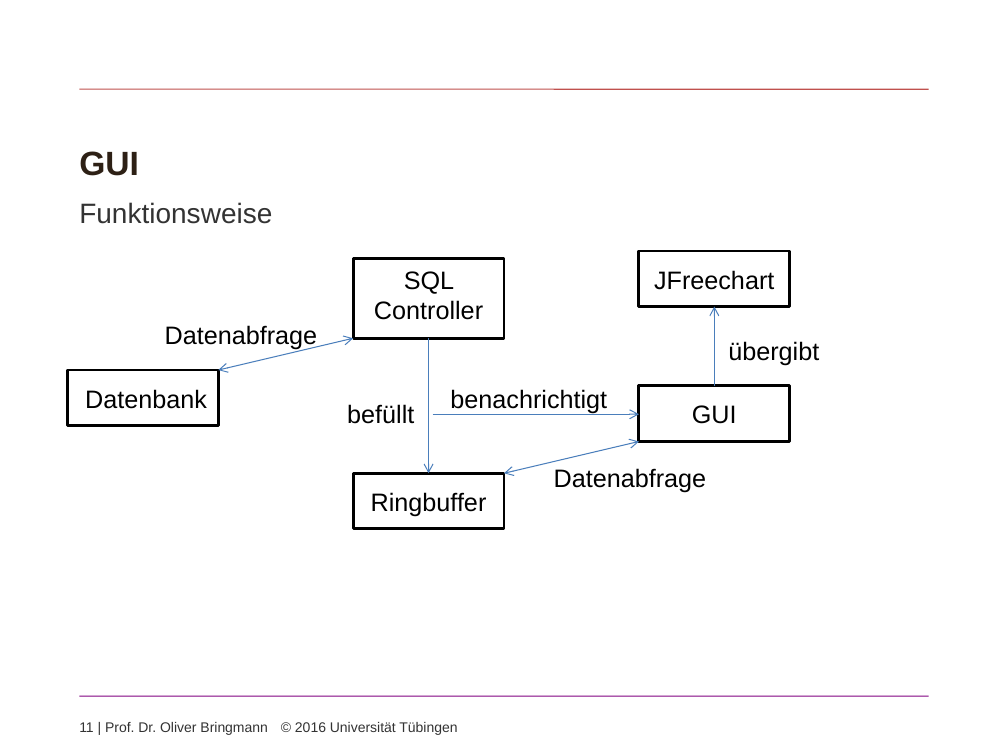
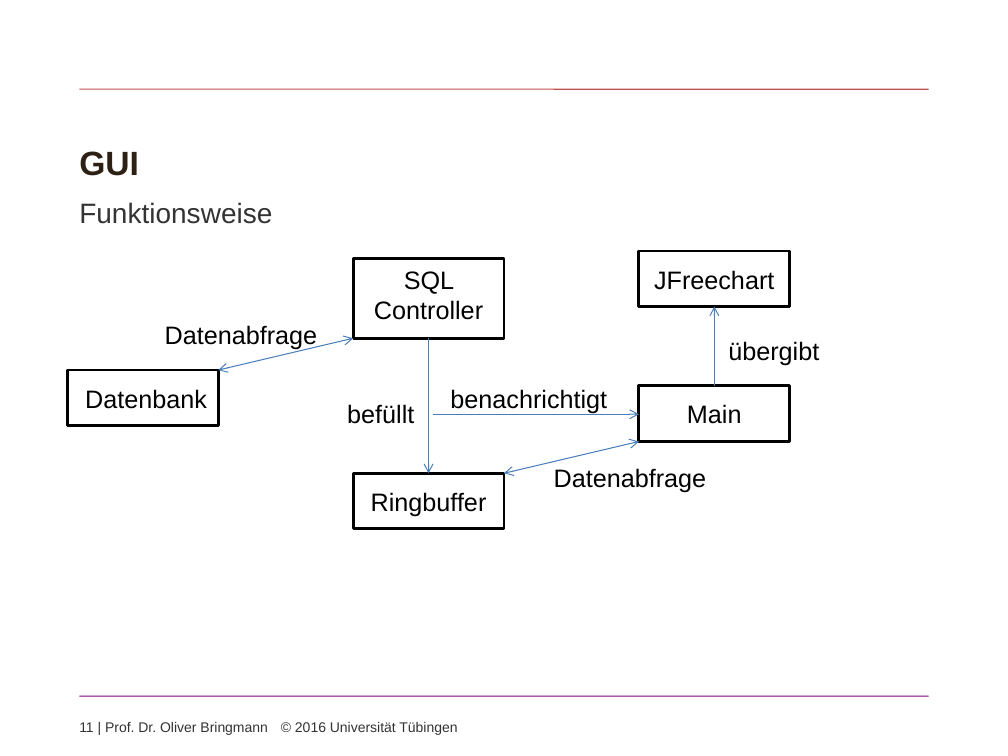
Before and after one commit to speedbyte/ProjectManagement, a slide deck: slide 11 of TeamWebProjectManagement/Praesentation/ProgrammierprojektSS2016.pptx. Drawn at 1008x756 pixels with LibreOffice and Linux fonts; fonts in the diff are those of the drawing; background and template pictures are left out. Boxes give left, top, right and bottom in pixels: in the first picture for what was removed or moved away, otherwise in the second. Text is boxed around its words. In the diff, an @@ line names an element or a change of style, - is before the commit and + after.

```diff
--- a/TeamWebProjectManagement/Praesentation/ProgrammierprojektSS2016.pptx
+++ b/TeamWebProjectManagement/Praesentation/ProgrammierprojektSS2016.pptx
@@ text at [687, 404, 742, 424]: text changed @@
-GUI
+Main
```
Also in this commit, not shown: 2 other slides changed.
